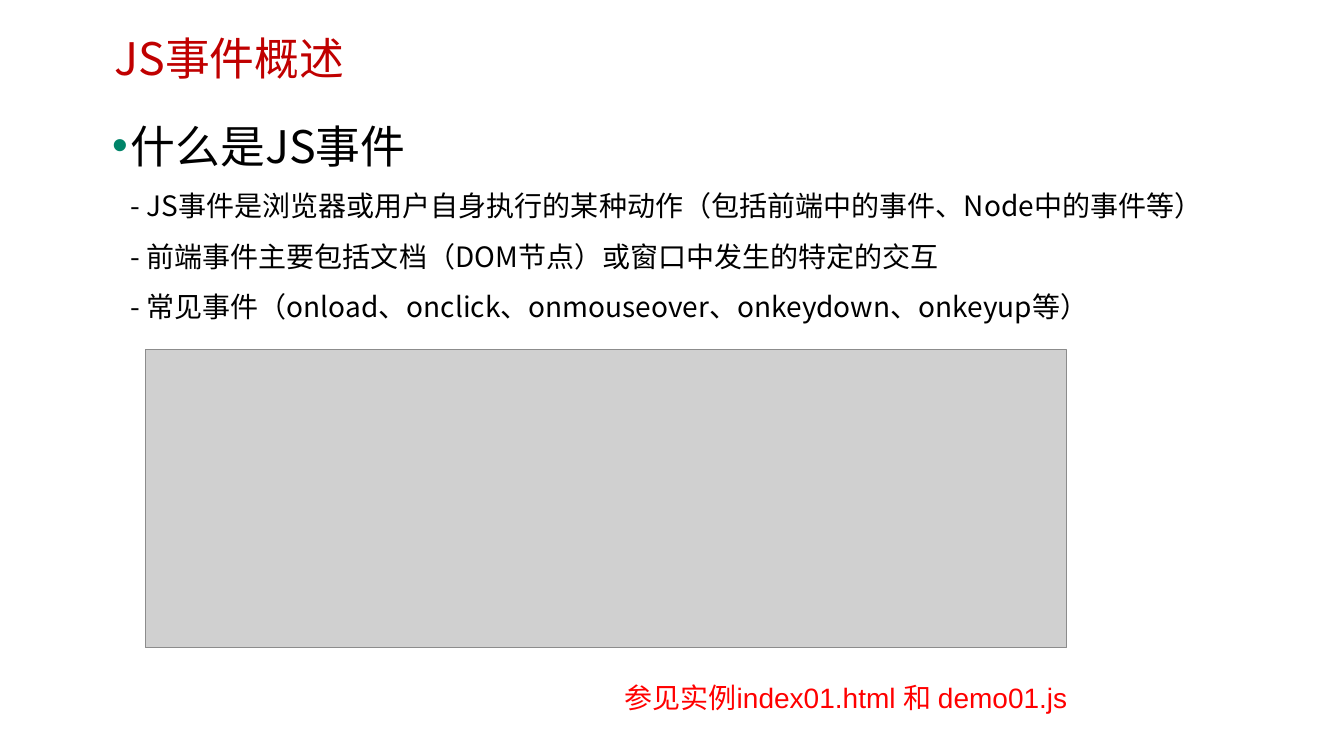
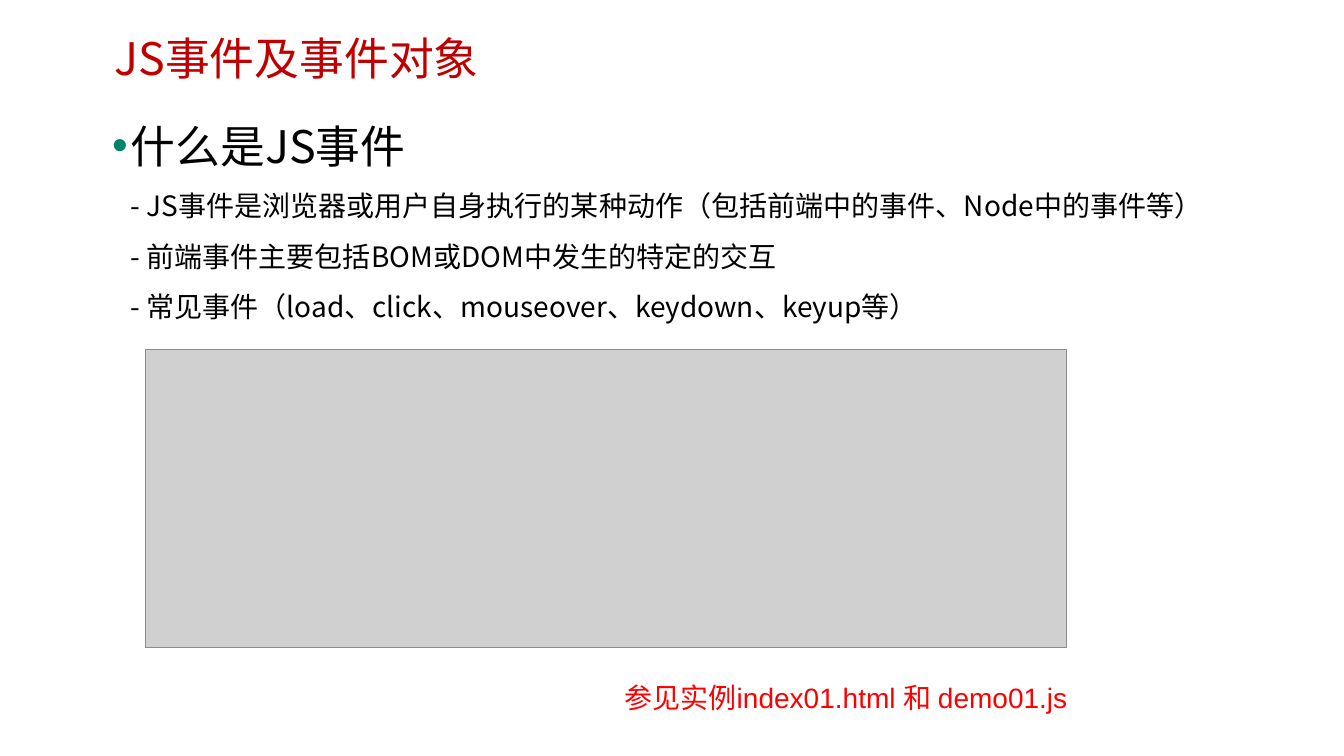
Before and after one commit to edu2act/course-javascript-advanced, a slide deck: slide 3 of 课程PPT/25.事件处理（事件流-待修改）.pptx. Drawn at 1344x756 pixels with LibreOffice and Linux fonts; fonts in the diff are those of the drawing; grey boxes stand for pictures; background and template pictures are left out. Boxes give left, top, right and bottom in pixels: in the first picture for what was removed or moved away, otherwise in the second. Text is boxed around its words. In the diff, an @@ line names an element or a change of style, - is before the commit and + after.

```diff
--- a/课程PPT/25.事件处理（事件流-待修改）.pptx
+++ b/课程PPT/25.事件处理（事件流-待修改）.pptx
@@ text at bbox=[114, 37, 478, 79]: text changed @@
-JS事件概述
+JS事件及事件对象
@@ text at bbox=[131, 125, 1203, 324]: text changed @@
-• 什么是JS事件
-  - JS事件是浏览器或用户自身执行的某种动作（包括前端中的事件、Node中的事件等）
-  - 前端事件主要包括文档（DOM节点）或窗口中发生的特定的交互
-  - 常见事件（onload、onclick、onmouseover、onkeydown、onkeyup等）
+• 什么是JS事件
+  - JS事件是浏览器或用户自身执行的某种动作（包括前端中的事件、Node中的事件等）
+  - 前端事件主要包括BOM或DOM中发生的特定的交互
+  - 常见事件（load、click、mouseover、keydown、keyup等）
```
Also in this commit, not shown: 6 other slides changed, 5 slides added, 2 slides removed, 5 other files.
